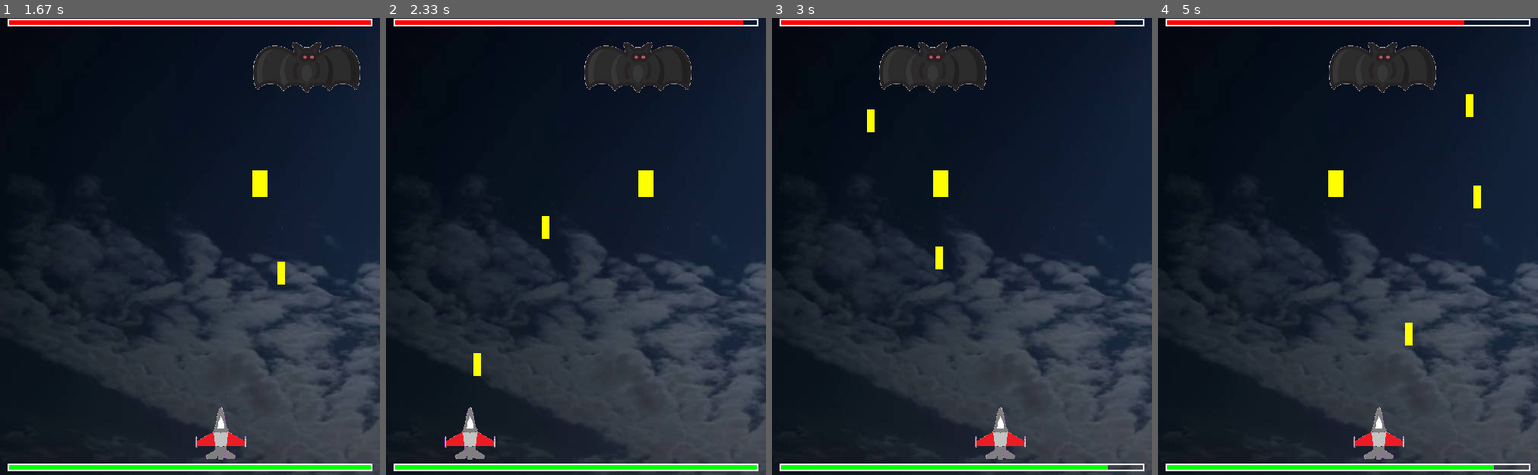
Above: before the commit, frames 1-4 (left to right).
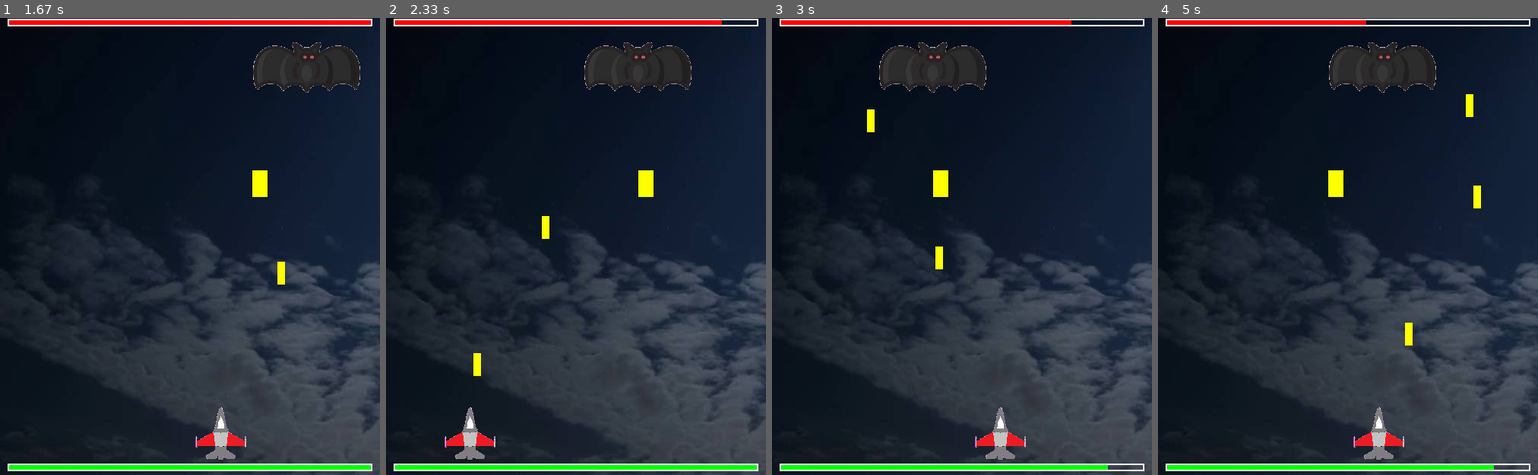
Above: after the commit, the same moments.

Repository: wendy062644/PyGame
Game: pygame game, started from PyGame遊戲練習.py
Same seed, same stepped clock (60 frames per second), same inputs: the game is played once before the commit and once after it.
Inputs:
- Up to frame 1 (1.67 s): hold Right 0.33-0.8 s; hold Right 0.83-1.3 s; hold Left from 1.33 s (still down); tap Space at 1.4 s
- Up to frame 2 (2.33 s): tap Space at 1.7, 1.97, 2.27 s; release Left at 1.87 s; hold Left 1.9-2.3 s
- Up to frame 3 (3 s): hold Right 2.33-2.97 s; tap Space at 2.4, 2.7 s
- Up to frame 4 (5 s): hold Left 3-3.47 s; tap Space at 3.07, 3.37, 3.57, 3.87, 4.07, 4.37, 4.57, 4.87 s; hold Right 3.5-3.97 s; hold Right 4-4.47 s; hold Left from 4.5 s (still down)

Frame 1 is identical in both runs. In frame 2, less than 0.1% of the frame differs, in the area x 88-94%, y 0-2%; in frame 3, 0.1%; in frame 4, 0.3%, in the area x 54-81%, y 0-2%.

Commit message:
Update PyGame遊戲練習.py

Diff:
--- a/PyGame遊戲練習.py
+++ b/PyGame遊戲練習.py
@@ -9,6 +9,7 @@
 
 WIDTH = 500
 HEIGHT = 600
+BOSSHEALTH = 200
 
 pygame.init() #初始化
 pygame.mixer.init
@@ -67,7 +68,6 @@
             elif event.type == pygame.KEYUP:
                 waitting = False
                 pygame.quit()
-
 
 
 def print_health(surf, hp, x, y):
@@ -86,7 +86,7 @@
         bosshp = 0
     BAR_LENGTH = WIDTH-20
     BAR_HEIGTH = 10
-    fill = (bosshp/500)*BAR_LENGTH
+    fill = (bosshp/BOSSHEALTH)*BAR_LENGTH
     outline_rect = pygame.Rect(10, 1, BAR_LENGTH, BAR_HEIGTH)
     fill_rect = pygame.Rect(10, 1, fill, BAR_HEIGTH)
     pygame.draw.rect(surf, (255, 0 , 0), fill_rect)
@@ -125,9 +125,17 @@
         self.rect.centerx = WIDTH/2
         self.rect.y = 30
         self.BossMove = 3
-        self.health = 500
-
-    def update(self):
+        self.health = 200
+        self.lives = 1
+        self.hidden = False
+        self.hide_time = 0
+
+    def update(self):
+        if self.hidden and pygame.time.get_ticks() - self.hide_time > 1000:
+            self.hide_time = False
+            self.rect.centerx = WIDTH/2
+            self.rect.y = 30
+
         self.rect.x += self.BossMove
         if self.rect.x > WIDTH-150:
             self.BossMove = -3
@@ -138,6 +146,11 @@
         Bbullet = BossAttack(self.rect.x, self.rect.y)
         all_sprites.add(Bbullet)
         BossBullet.add(Bbullet)
+
+    def hide(self):
+        self.hidden = True
+        self.hide_time = pygame.time.get_ticks()
+        self.rect.center = (WIDTH/2, HEIGHT+500)
 
 class PlayerAttack(pygame.sprite.Sprite):
     def __init__(self, x, y):
@@ -215,6 +228,11 @@
     for hit in bosshits:
         boss.health -= 10
         damaged_sound.play()
+        if boss.health == 0:
+            boss.lives += 1
+            boss.health =  boss.lives*200
+            BOSSHEALTH = boss.lives*200
+            boss.hide()
 
     screen.blit(background_img, (0, 0))
     all_sprites.draw(screen)
